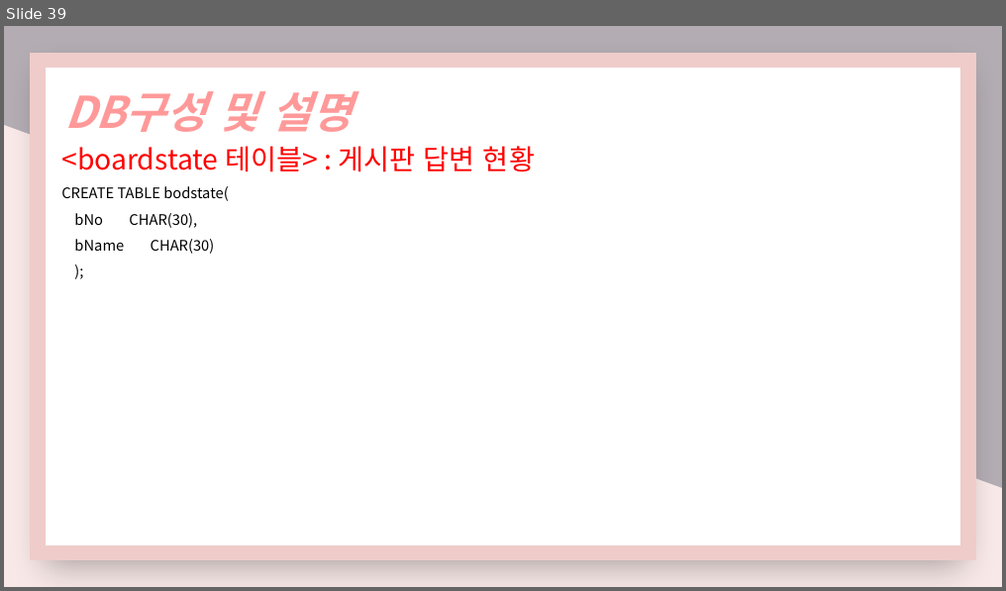
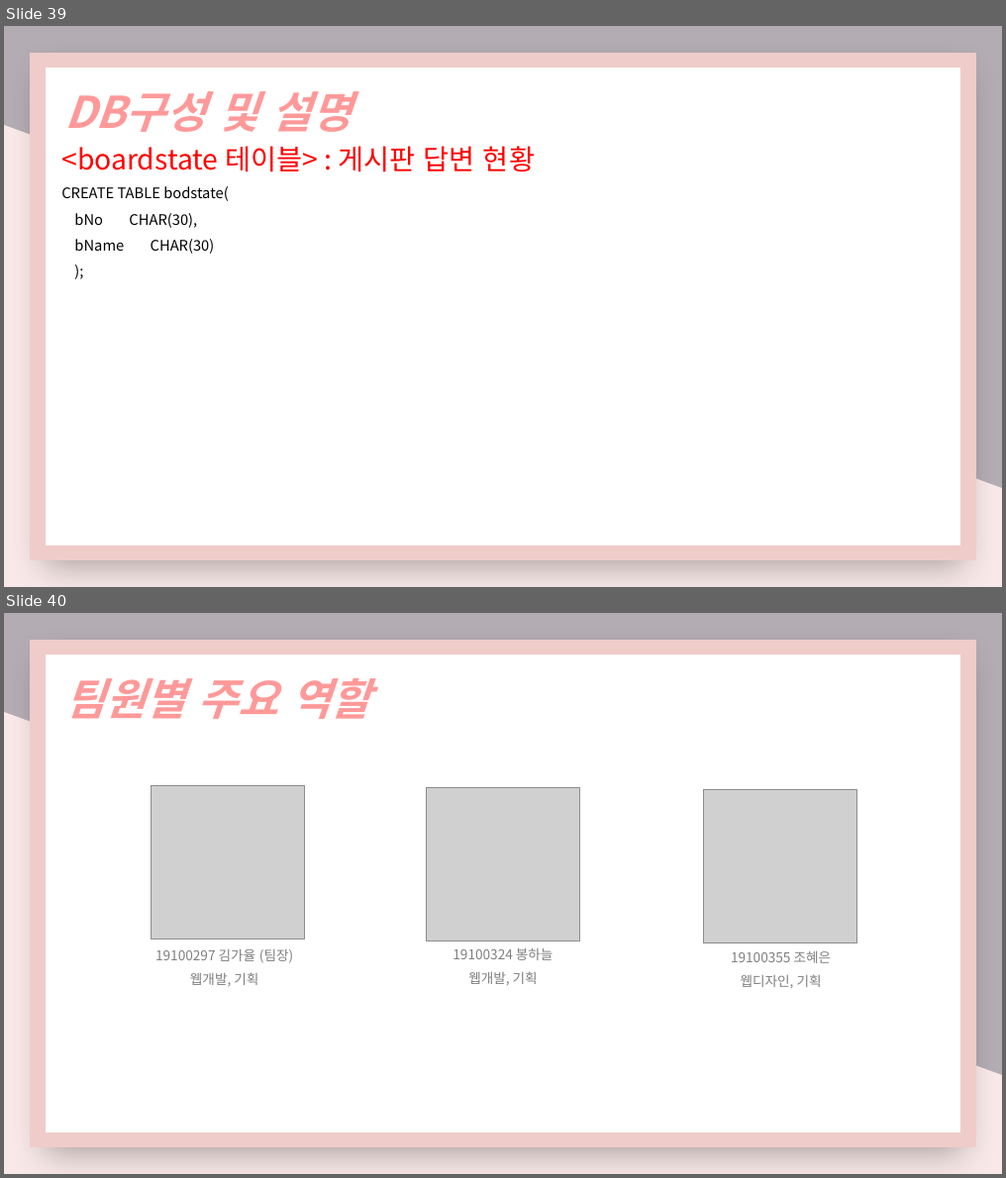
Before and after one commit to nimi2838/thecare, a slide deck: 졸작 기획서.pptx. Shown one above the other, each under a label of ours: slide 39 before the commit, slides 39 and 40 after it. The pictures are 1006x591 and 1006x1178 pixels, drawn with LibreOffice and Linux fonts; fonts in the diff are those of the drawing; grey boxes stand for pictures. Boxes give left, top, right and bottom in pixels: in the first picture for what was removed or moved away, otherwise in the second. Text is boxed around its words. In the diff, an @@ line names an element or a change of style, - is before the commit and + after.

```diff
--- a/졸작 기획서.pptx
+++ b/졸작 기획서.pptx
@@ slide 40 added at (4, 613, 1002, 1174), background gradient #B3ACB3 to #F8E9E8 @@
@@ rectangle added at (38, 648, 969, 1140), fill #FFFFFF, outline #D9D9D9 14.75 pt @@
@@ text added at (64, 678, 370, 719), 42 pt, text #FF9999, bold, italic @@
+팀원별 주요 역할
@@ picture added at (151, 786, 304, 940) @@
@@ picture added at (426, 787, 580, 941) @@
@@ picture added at (703, 789, 856, 943) @@
@@ text added at (155, 950, 293, 986), 13 pt, text #808080 @@
+19100297 김가율 (팀장)
+웹개발, 기획
@@ text added at (452, 949, 553, 985), 13 pt, text #808080 @@
+19100324 봉하늘
+웹개발, 기획
@@ text added at (731, 952, 832, 988), 13 pt, text #808080 @@
+19100355 조혜은
+웹디자인, 기획
```
Also in this commit, not shown: 1 slide changed, 1 other file.
